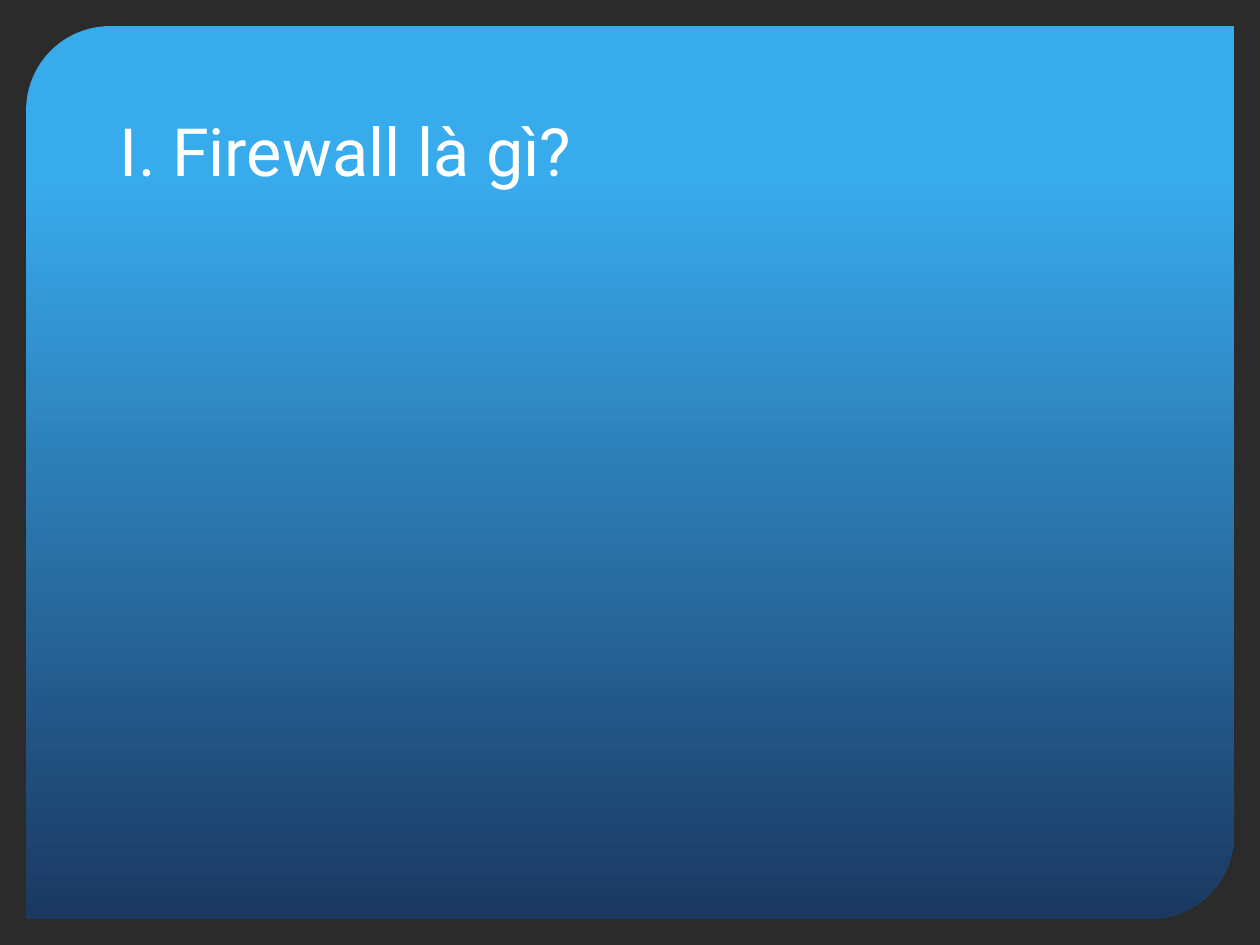
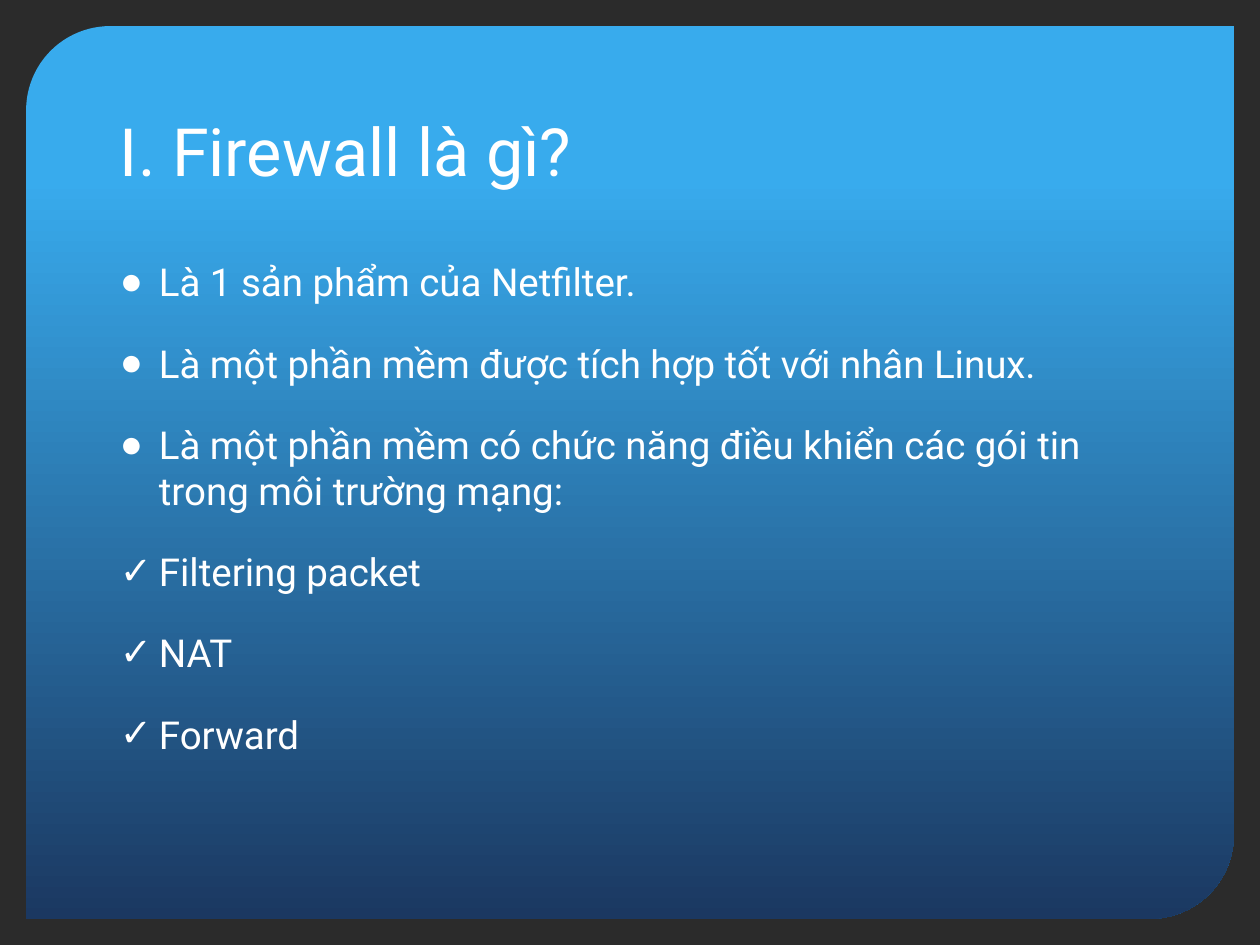
Before and after one commit to vietshell/Basic_Script, a slide deck: slide 2 of Presentation1.pptx. Drawn at 1260x945 pixels with LibreOffice and Linux fonts; fonts in the diff are those of the drawing; background and template pictures are left out; a plain dark background stands for a picture behind light text. Boxes give left, top, right and bottom in pixels: in the first picture for what was removed or moved away, otherwise in the second. Text is boxed around its words. In the diff, an @@ line names an element or a change of style, - is before the commit and + after.

```diff
--- a/Presentation1.pptx
+++ b/Presentation1.pptx
@@ text added at [159,264,1080,750], 22 pt, text #FFFFFF @@
+● Là 1 sản phẩm của Netfilter.
+● Là một phần mềm được tích hợp tốt với nhân Linux.
+● Là một phần mềm có chức năng điều khiển các gói tin trong môi trường mạng:
+✓ Filtering packet
+✓ NAT
+✓ Forward
```
Also in this commit, not shown: 1 other slide changed, 1 slide removed, 1 other file.
